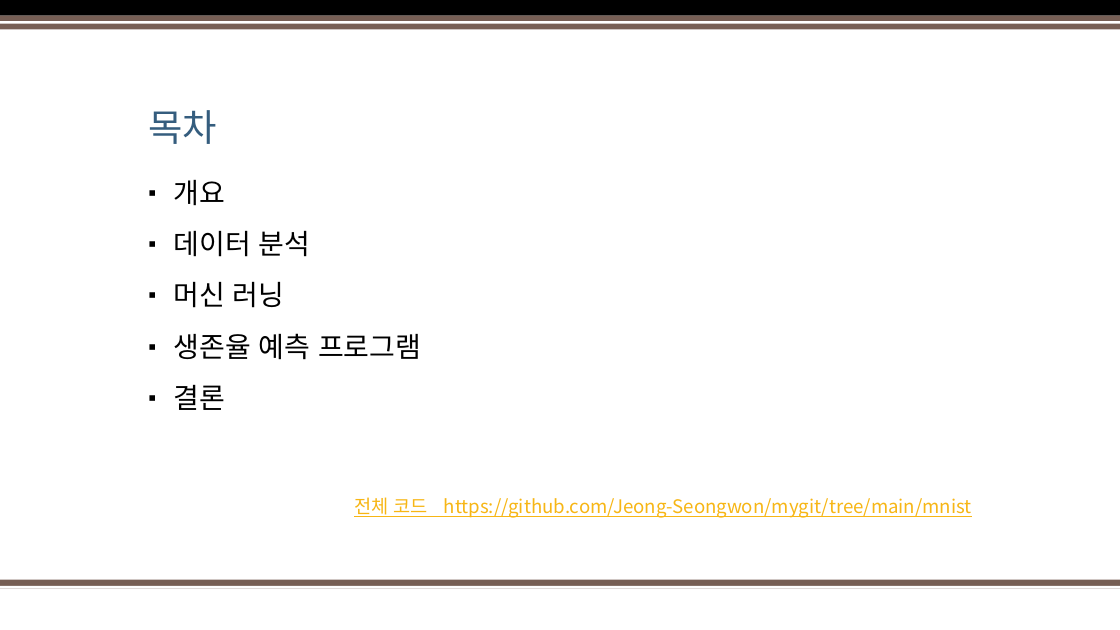
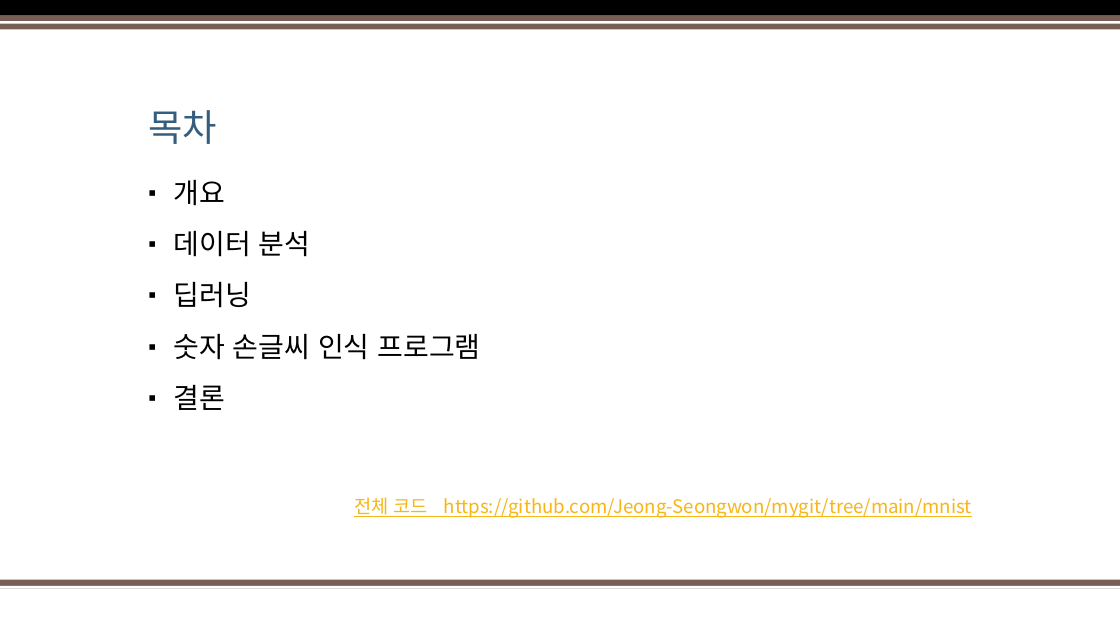
Before and after one commit to Jeong-Seongwon/portfolio, a slide deck: slide 2 of mnist/Portfolio.pptx. Drawn at 1120x630 pixels with LibreOffice and Linux fonts; fonts in the diff are those of the drawing; background and template pictures are left out. Boxes give left, top, right and bottom in pixels: in the first picture for what was removed or moved away, otherwise in the second. Text is boxed around its words. In the diff, an @@ line names an element or a change of style, - is before the commit and + after.

```diff
--- a/mnist/Portfolio.pptx
+++ b/mnist/Portfolio.pptx
@@ text at [174,281,480,360]: text changed @@
-▪ 머신 러닝
-▪ 생존율 예측 프로그램
+▪ 딥러닝
+▪ 숫자 손글씨 인식 프로그램
```
Also in this commit, not shown: 1 other slide changed.
